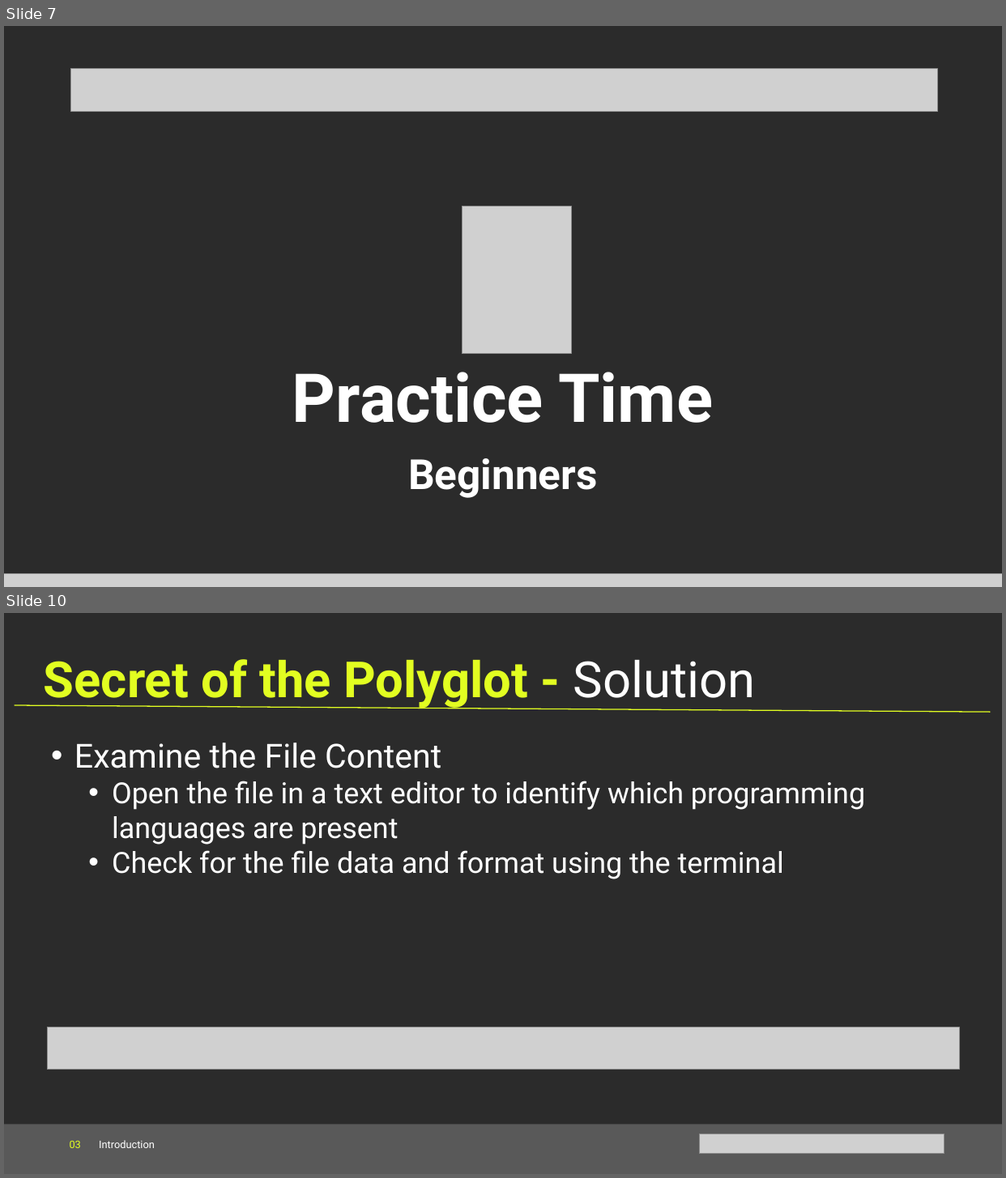
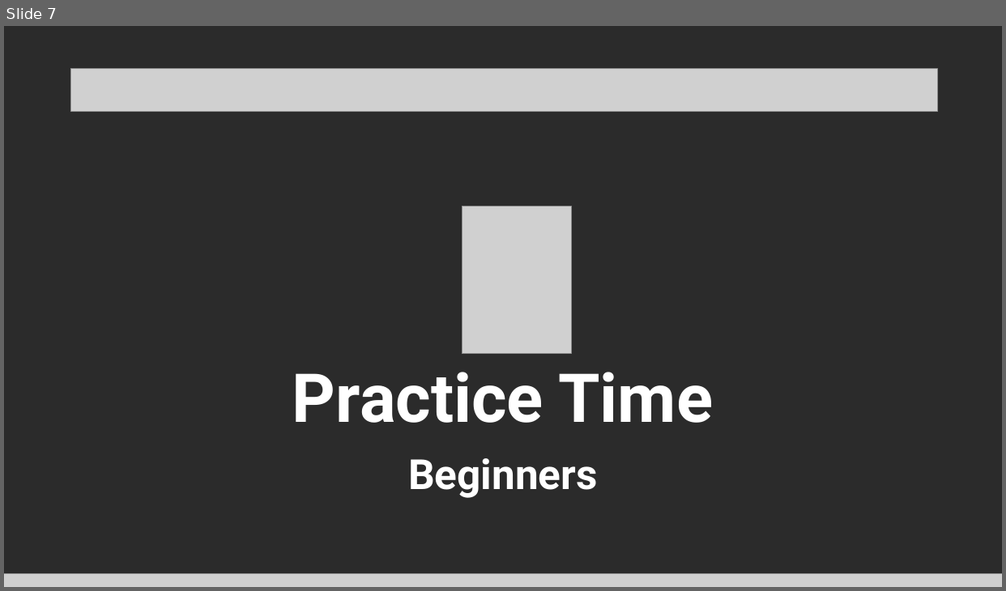
Before and after one commit to Technipwn/Technipwn.github.io, a slide deck: files/introduction.pptx. Shown one above the other, each under a label of ours: slides 7 and 10 before the commit, slide 7 after it; the slides between them are not shown. The pictures are 1006x1178 and 1006x591 pixels, drawn with LibreOffice and Linux fonts; fonts in the diff are those of the drawing; grey boxes stand for pictures; background and template pictures are left out; a plain dark background stands for a picture behind light text. Boxes give left, top, right and bottom in pixels: in the first picture for what was removed or moved away, otherwise in the second. Text is boxed around its words. In the diff, an @@ line names an element or a change of style, - is before the commit and + after.

```diff
--- a/files/introduction.pptx
+++ b/files/introduction.pptx
@@ slide 10 removed at (4, 613, 1002, 1174), background picture (left out) @@
@@ text removed at (44, 659, 756, 709) @@
-Secret of the Polyglot - Solution
@@ line removed from (15, 705) to (991, 712) @@
@@ text removed at (74, 743, 865, 879) @@
-• Examine the File Content
-  • Open the file in a text editor to identify which programming languages are present
-  • Check for the file data and format using the terminal
@@ picture removed at (47, 1028, 959, 1070) @@
@@ rectangle removed at (4, 1124, 1002, 1174) @@
@@ text removed at (70, 1140, 155, 1148) @@
-03 Introduction
@@ picture removed at (700, 1134, 944, 1154) @@
```
Also in this commit, not shown: 4 slides changed, 2 other slides removed, 22 other files.
